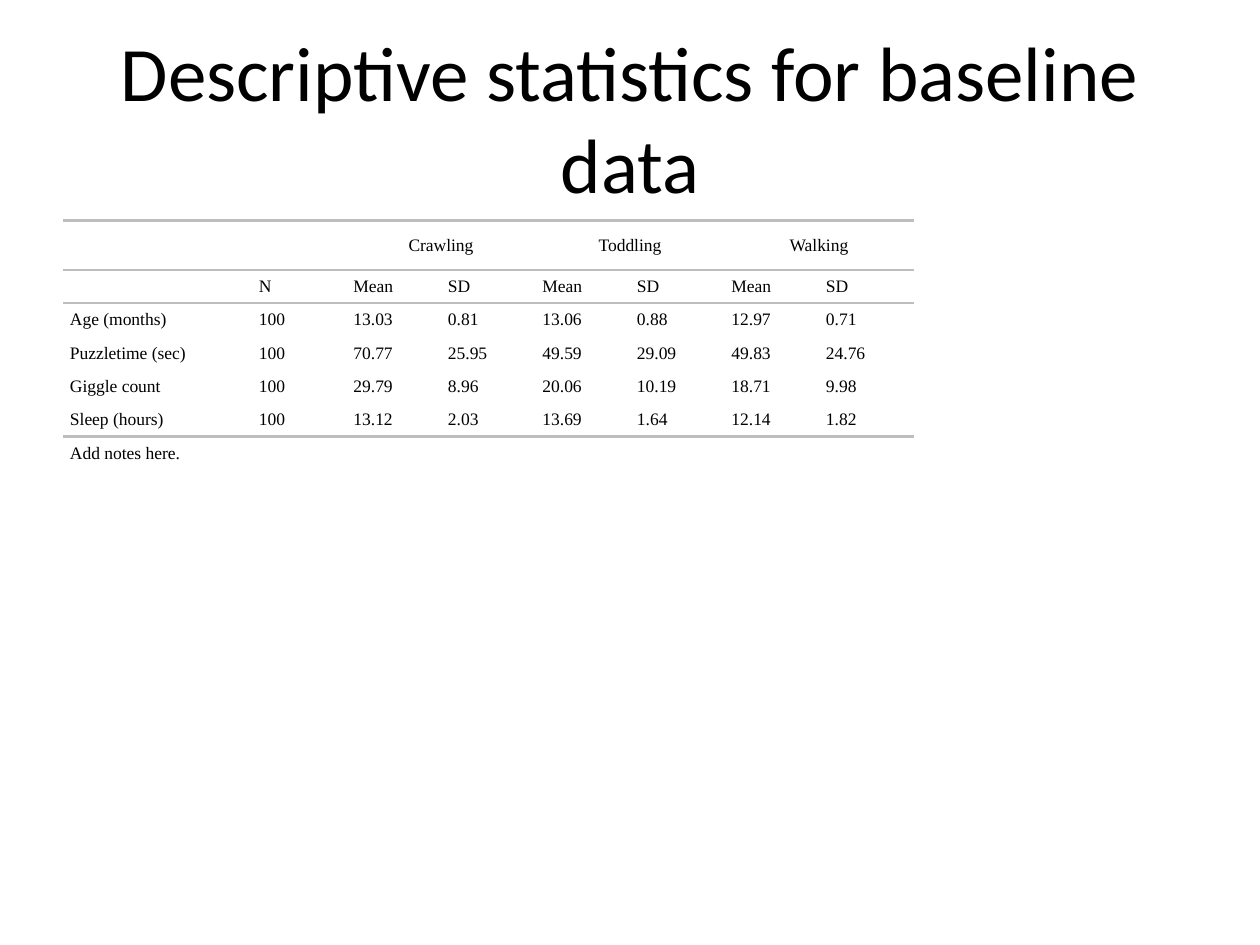
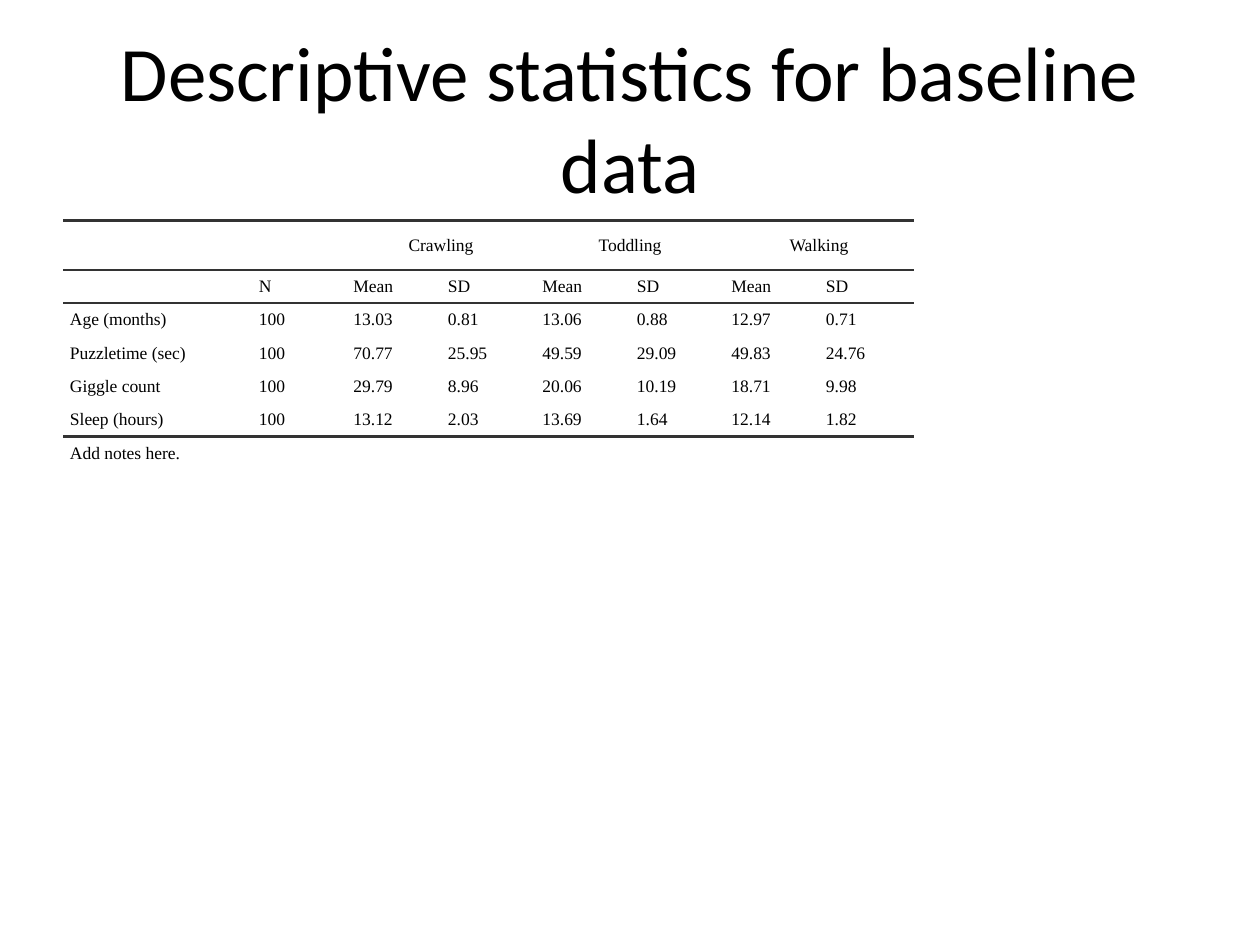
Before and after one commit to juusorepo/ReproRepo, a slide deck: slide 1 of 05-outputs/tables/tbl1-desc.pptx. Drawn at 1260x945 pixels with LibreOffice and Linux fonts; fonts in the diff are those of the drawing. Boxes give left, top, right and bottom in pixels: in the first picture for what was removed or moved away, otherwise in the second. Text is boxed around its words. In the diff, an @@ line names an element or a change of style, - is before the commit and + after.

```diff
--- a/05-outputs/tables/tbl1-desc.pptx
+++ b/05-outputs/tables/tbl1-desc.pptx
@@ table at bbox=[63, 220, 914, 844] @@
@@ borders changed @@
```
Also in this commit, not shown: 13 other files.
